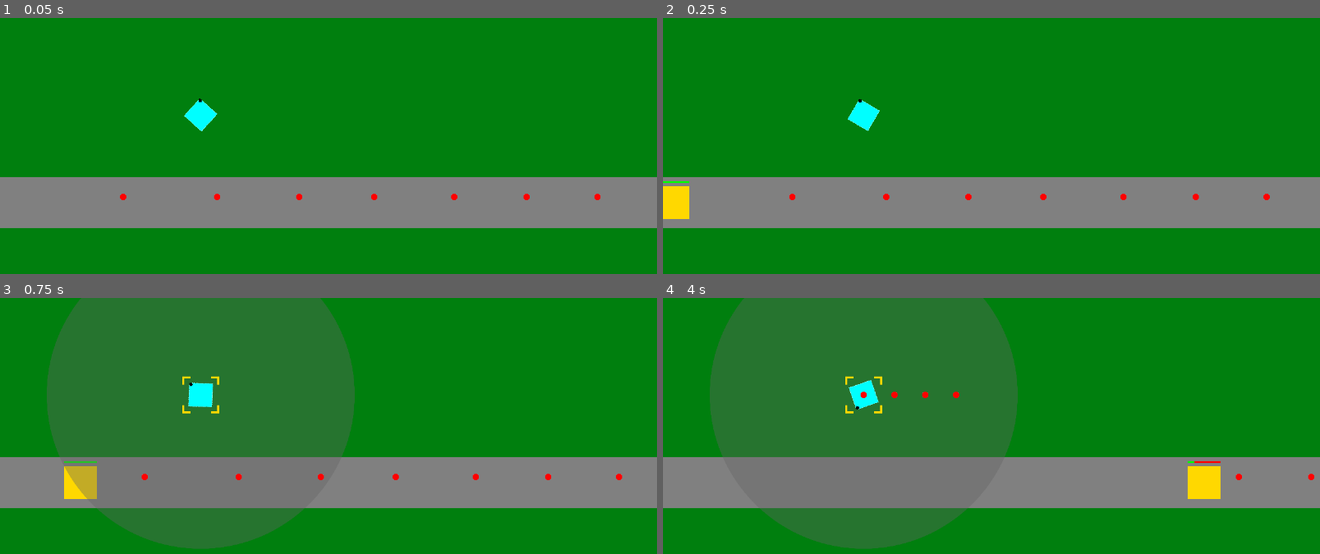
Above: before the commit, frames 1-4 (two rows, left to right).
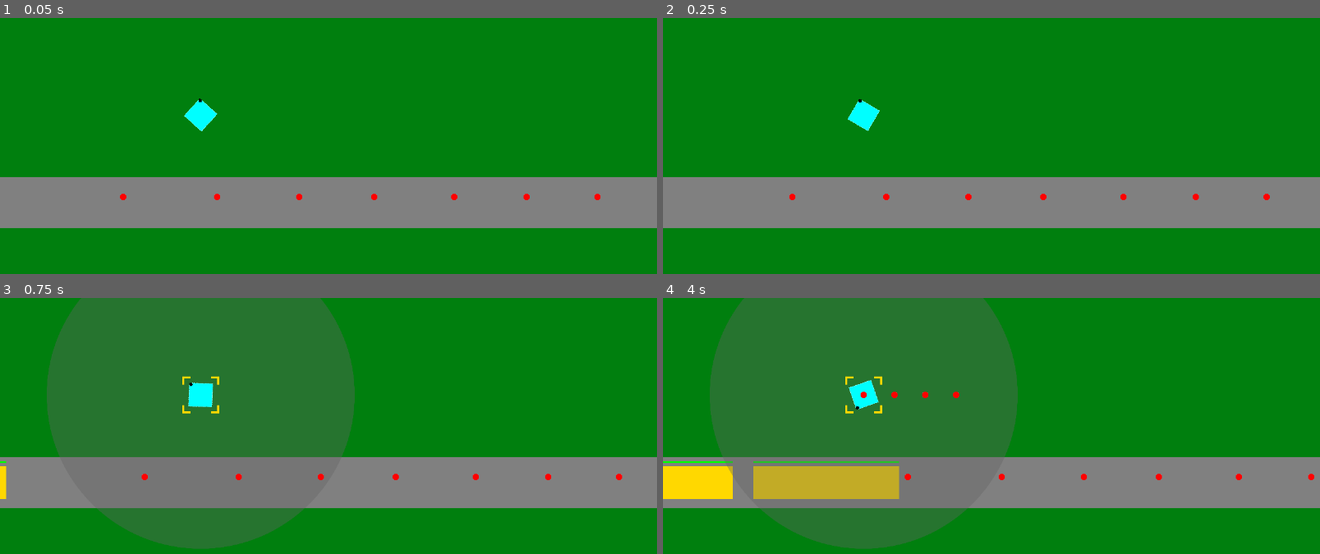
Above: after the commit, the same moments.

Repository: phrasmotica/godot-tower-defence
Game: Godot game, scene res://scenes/game.tscn
The game is run twice, just before and just after one commit, with the same random seed, the same clock (stepped at 60 frames per second) and the same inputs.
Inputs (mouse positions are in pixels of both pictures, inside the frame that each line leads up to):
- Up to frame 1 (0.05 s): no input
- Up to frame 2 (0.25 s): no input
- Up to frame 3 (0.75 s): tap Enter (ui_accept) at 0.5, 0.6 s; move the mouse to (203, 395) at 0.52 s; click (203, 395) at 0.67 s
- Up to frame 4 (4 s): tap Enter (ui_accept) at 0.77, 1.07, 1.35, 1.52, 1.82, 2.1, 2.85, 3.02, 3.32, 3.6, 3.77 s; move the mouse to (860, 500) at 1.27 s; click (860, 500) at 1.42 s; move the mouse to (1057, 400) at 2.02 s; click (1057, 400) at 2.17 s; move the mouse to (outside the picture) at 2.77 s; click (outside the picture) at 2.92 s; move the mouse to (1188, 538) at 3.52 s; click (1188, 538) at 3.67 s

Frame 1 is identical in both runs. In frame 2, 0.5% of the frame differs, in the area x 0-4%, y 63-79%; in frame 3, 0.8%; in frame 4, 5.2%, in the area x 0-85%, y 63-79%.

Commit message:
Press space bar to spawn a new enemy

Diff:
--- a/scenes/game.tscn
+++ b/scenes/game.tscn
@@ -42,10 +42,7 @@
 [node name="PathWaypoints" type="Path2D" parent="Enemies"]
 curve = SubResource("Curve2D_0uew2")
 script = ExtResource("3_c8cdx")
-
-[node name="Enemy1" parent="Enemies/PathWaypoints" instance=ExtResource("2_s70yg")]
-position = Vector2(-50, 360)
-movement_speed = 0.2
+enemy_scene = ExtResource("2_s70yg")
 
 [node name="Towers" type="Node2D" parent="."]
 
@@ -76,4 +73,3 @@
 position = Vector2(1161, 349)
 
 [connection signal="enemy_reached_end" from="Enemies/PathWaypoints" to="Managers/LivesManager" method="_on_path_waypoints_enemy_reached_end"]
-[connection signal="reached_end" from="Enemies/PathWaypoints/Enemy1" to="Enemies/PathWaypoints" method="_on_enemy_1_reached_end"]
--- a/scripts/enemy.gd
+++ b/scripts/enemy.gd
@@ -1,7 +1,7 @@
 class_name Enemy extends PathFollow2D
 
 @export_range(0.1, 0.2)
-var movement_speed: float
+var movement_speed: float = 0.1
 
 @onready var health_bar: HealthBar = $HealthBar
 @onready var stats: EnemyStats = $Stats
@@ -22,10 +22,10 @@
 		reached_end.emit(self)
 		remove()
 
-func _on_collision_area_body_entered(body:Node2D):
+func _on_collision_area_body_entered(body: Projectile):
 	hit.emit(body)
 
-	var new_health = stats.take_damage(1)
+	var new_health = stats.take_damage(body.damage)
 	health_bar.draw_health(new_health)
 
 	if new_health <= 0:
--- a/scripts/path.gd
+++ b/scripts/path.gd
@@ -2,5 +2,17 @@
 
 signal enemy_reached_end(enemy: Enemy)
 
-func _on_enemy_1_reached_end(enemy: Enemy):
+@export var enemy_scene: PackedScene
+
+func _process(delta):
+	if Input.is_action_just_pressed("ui_accept"):
+		spawn_enemy()
+
+func spawn_enemy():
+	var enemy: Enemy = enemy_scene.instantiate()
+	enemy.reached_end.connect(_on_enemy_reached_end)
+
+	add_child(enemy)
+
+func _on_enemy_reached_end(enemy: Enemy):
 	enemy_reached_end.emit(enemy)
